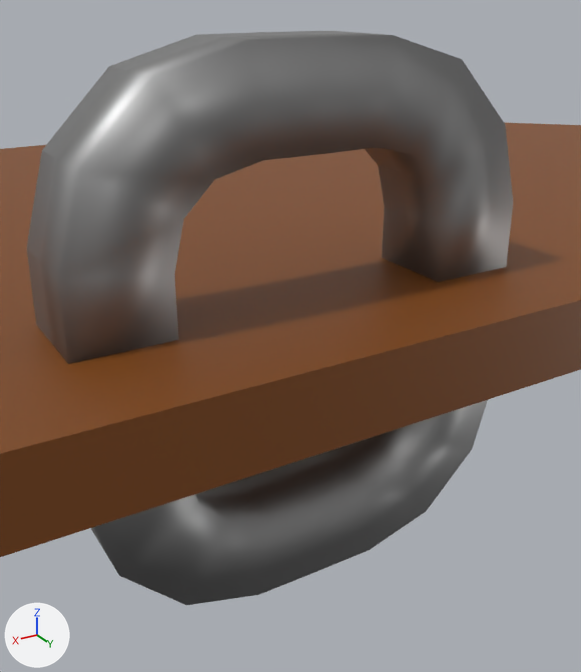
The Blender file Assets/Blender/Door.blend: old version first, new version second.
Rendered twice from a 50 mm camera at (0.377, 1.431, 0.281) aimed at (0.043, 0.875, 0.003). Every picture has the same lights, and +X, +Y and +Z are marked at lower left. The first picture is the older version.
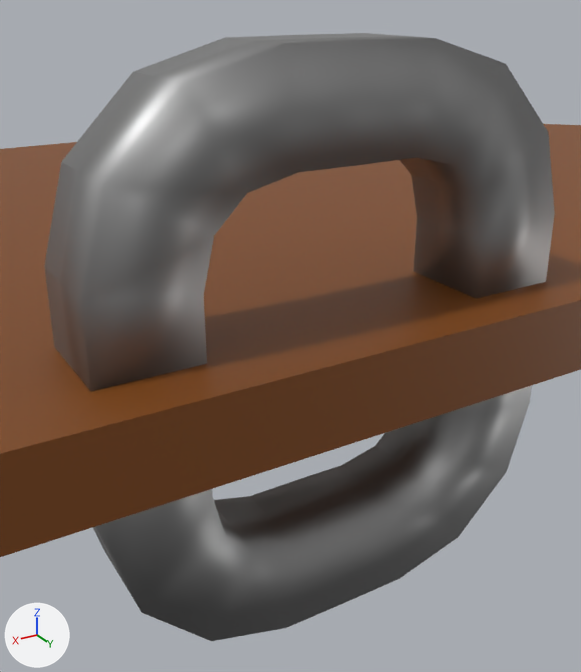
Where the change shows, as pixel boxes [x1, y1, x2, y2] in the pictures (581 x 672 px):
'Plane.001', moved
    before: [27, 31, 513, 364]
    after: [44, 33, 555, 391]
'Plane.002', moved
    before: [91, 400, 488, 605]
    after: [93, 385, 532, 641]

The change, as a list of edits to the scene's bpy script:
```text
Change ob_plane_001:
    ob_plane_001.location: (0.266, -0.142, 0.0) -> (0.266, -0.0923, 0.0)
Change ob_plane_002:
    ob_plane_002.location: (0.266, -0.142, -0.0615) -> (0.266, -0.0923, -0.0615)
```
